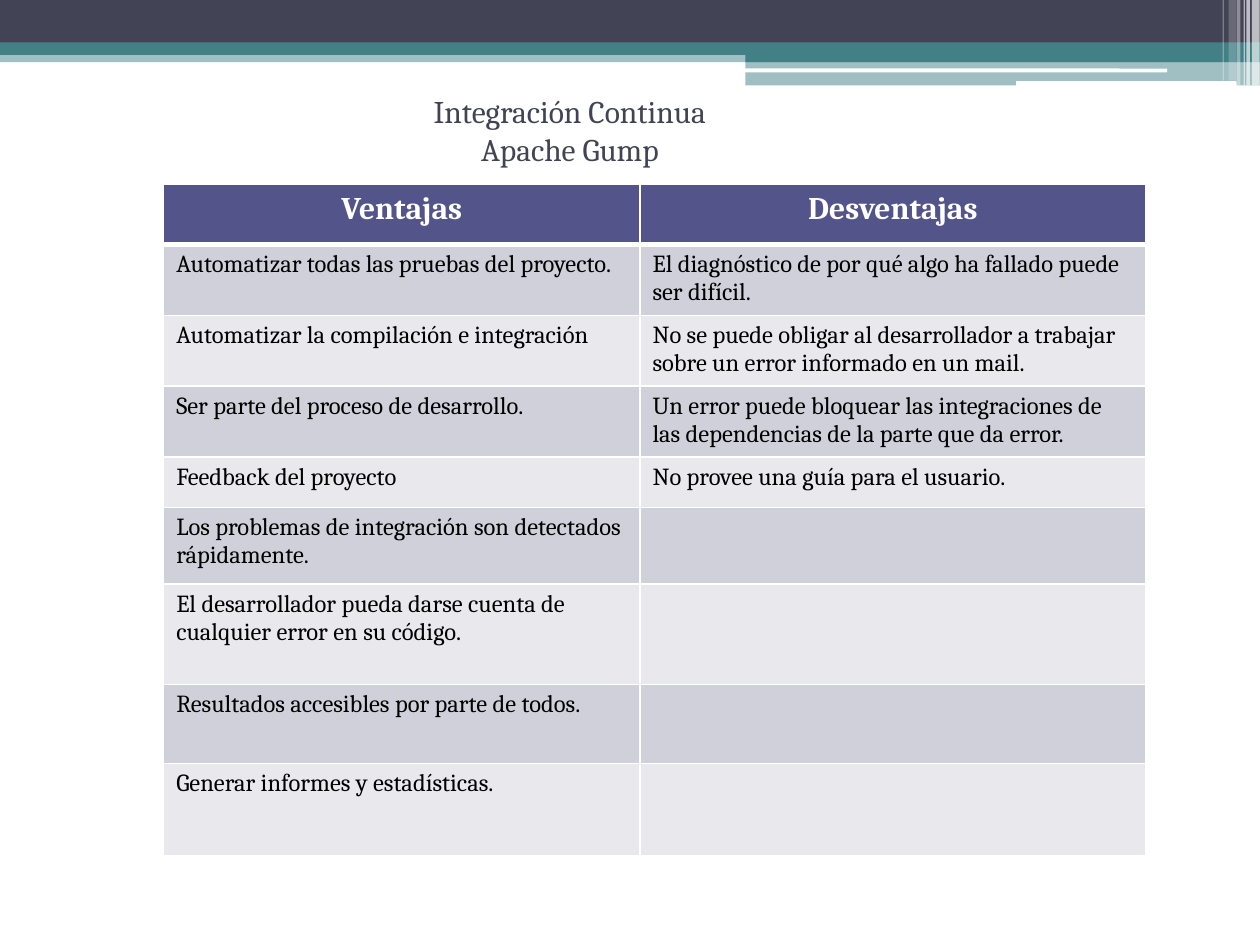
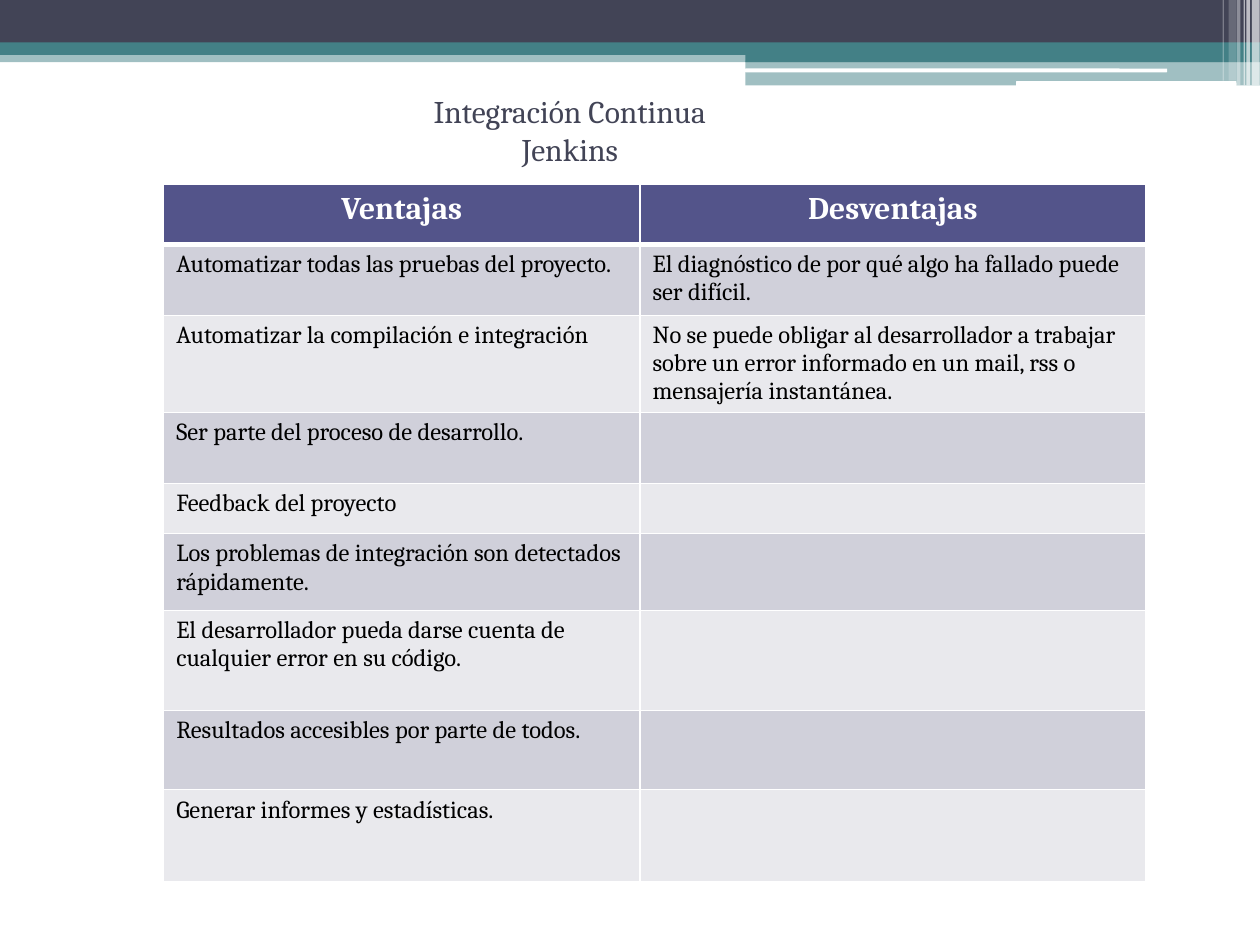
Before and after one commit to gabrielgag89/ing-sw-2012, a slide deck: slide 11 of Gestion de Configuracion.pptx. Drawn at 1260x945 pixels with LibreOffice and Linux fonts; fonts in the diff are those of the drawing. Boxes give left, top, right and bottom in pixels: in the first picture for what was removed or moved away, otherwise in the second. Text is boxed around its words. In the diff, an @@ line names an element or a change of style, - is before the commit and + after.

Commit message:
jenkins

```diff
--- a/Gestion de Configuracion.pptx
+++ b/Gestion de Configuracion.pptx
@@ text at [522,139,618,167]: text changed @@
-Apache Gump
+Jenkins
@@ table at [164,185,1147,887] @@
-row 3, column 2: No se puede obligar al desarrollador a trabajar sobre un error informado en un mail.
+row 3, column 2: No se puede obligar al desarrollador a trabajar sobre un error informado en un mail, rss o mensajería instantánea.
-row 4, column 2: Un error puede bloquear las integraciones de las dependencias de la parte que da error.
+row 4, column 2: 
-row 5, column 2: No provee una guía para el usuario.
+row 5, column 2: 
```
Also in this commit, not shown: 3 other slides changed.
